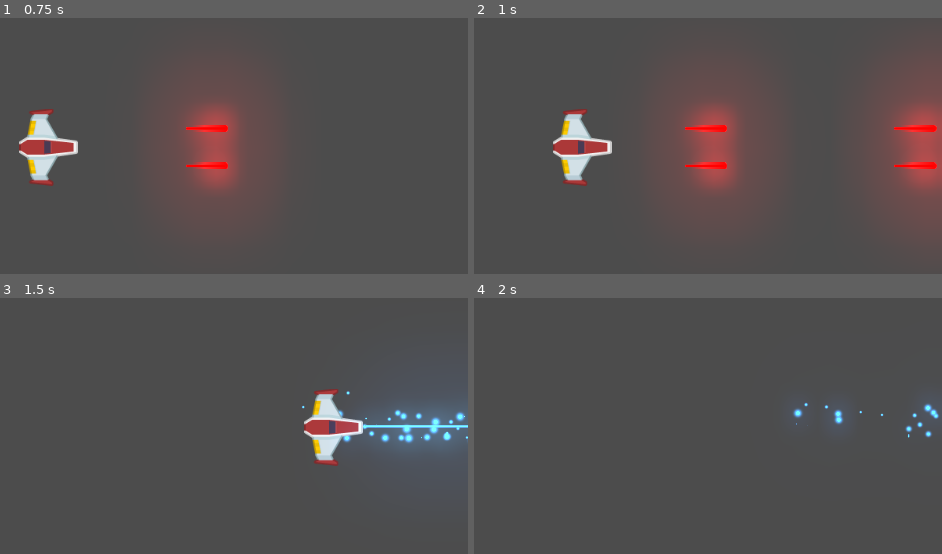
Above: before the commit, frames 1-4 (two rows, left to right).
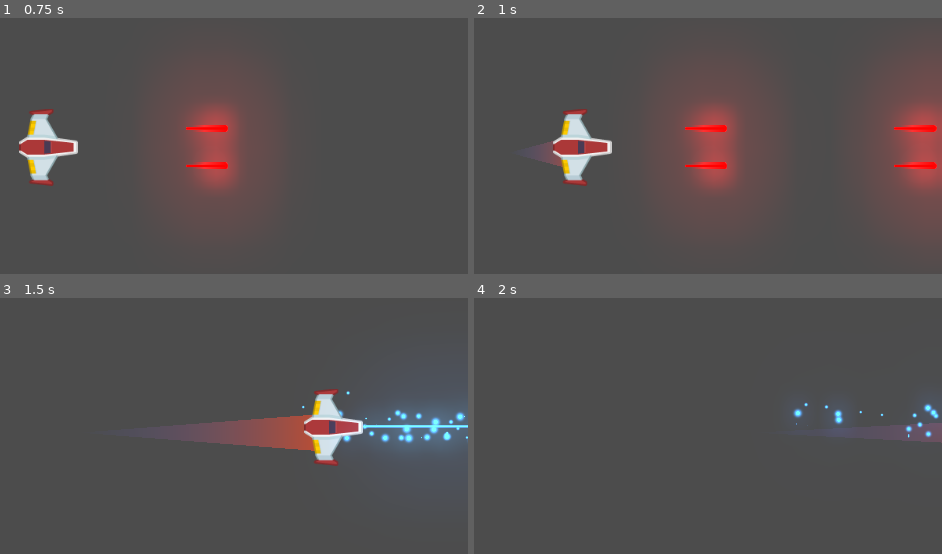
Above: after the commit, the same moments.

Repository: MPGG/Meteoritos
Game: Godot game, scene res://Juego/Niveles/NivelTest.tscn
The game is run twice, just before and just after one commit, with the same random seed, the same clock (stepped at 60 frames per second) and the same inputs.
Inputs:
- Up to frame 1 (0.75 s): tap Enter at 0.5 s; hold Up (moveForward) from 0.53 s (still down); hold Z (fire) from 0.53 s (still down)
- Up to frame 2 (1 s): keep holding Up (moveForward); keep holding Z (fire)
- Up to frame 3 (1.5 s): keep holding Up (moveForward); release Z (fire) at 1.28 s; tap X (fire2) at 1.35 s
- Up to frame 4 (2 s): keep holding Up (moveForward)

Frame 1 is identical in both runs. In frame 2, 0.3% of the frame differs, in the area x 14-20%, y 48-59%; in frame 3, 2.6%, in the area x 41-68%, y 45-60%; in frame 4, 0.3%.

Commit message:
+Trail, SFX de motor

Diff:
--- a/Juego/Naves/Player/Player.gd
+++ b/Juego/Naves/Player/Player.gd
@@ -4,6 +4,8 @@
 #Exports
 export var potencia_motor:int = 20
 export var potencia_rotacion:int = 170
+export var estela_maxima:int = 150
+
 
 #Atributos
 var empuje:Vector2 = Vector2.ZERO
@@ -12,6 +14,8 @@
 #Onreadys
 onready var canon = $Canon
 onready var laser = $LaserBeam2D
+onready var estela: Estela = $Pos2DTrailInicio/Trail2D
+onready var motor_sfx:Motor = $SfxMotor
 
 #Metodos
 
@@ -20,6 +24,16 @@
 		laser.set_is_casting(true)
 	if event.is_action_released("fire2"):
 		laser.set_is_casting(false)
+
+	if event.is_action_pressed("moveForward"):
+		estela.s_max_points(estela_maxima)
+		motor_sfx.sonido_on()
+	elif event.is_action_pressed("moveBackwards"):
+		estela.s_max_points(0)
+		motor_sfx.sonido_on()
+
+	if (event.is_action_released("moveForward") or event.is_action_released("moveBackwards")):
+		motor_sfx.sonido_off()
 
 func _integrate_forces(state) -> void:
 	apply_central_impulse(empuje.rotated(rotation))
--- a/Juego/Naves/Player/Player.tscn
+++ b/Juego/Naves/Player/Player.tscn
@@ -1,9 +1,11 @@
-[gd_scene load_steps=7 format=2]
+[gd_scene load_steps=9 format=2]
 
 [ext_resource path="res://Juego/Naves/Player/playerShip1_red-ex.png" type="Texture" id=1]
 [ext_resource path="res://Juego/Naves/Player/Player.gd" type="Script" id=2]
 [ext_resource path="res://Juego/Naves/Player/Canon.tscn" type="PackedScene" id=3]
 [ext_resource path="res://Juego/Proyectiles/LaserBeam/LaserBeam2D.tscn" type="PackedScene" id=4]
+[ext_resource path="res://Juego/Proyectiles/Trail/Trail2D.tscn" type="PackedScene" id=5]
+[ext_resource path="res://Juego/Naves/Player/SfxMotor.tscn" type="PackedScene" id=6]
 
 [sub_resource type="PhysicsMaterial" id=2]
 friction = 0.0
@@ -16,6 +18,7 @@
 z_as_relative = false
 collision_mask = 22
 physics_material_override = SubResource( 2 )
+gravity_scale = 0.0
 linear_damp = 1.0
 angular_damp = 4.0
 script = ExtResource( 2 )
@@ -32,3 +35,16 @@
 
 [node name="LaserBeam2D" parent="." instance=ExtResource( 4 )]
 position = Vector2( 42, -1 )
+
+[node name="Pos2DTrailInicio" type="Position2D" parent="."]
+
+[node name="Trail2D" parent="Pos2DTrailInicio" instance=ExtResource( 5 )]
+position = Vector2( -7, 0 )
+points = PoolVector2Array( 0, 0, 60, 0 )
+width = 50.0
+is_emitting = true
+lifetime = 0.6
+max_points = 150
+target_path = NodePath("..")
+
+[node name="SfxMotor" parent="." instance=ExtResource( 6 )]
--- /dev/null
+++ b/Juego/Naves/Player/SfxMotor.gd
@@ -0,0 +1,34 @@
+class_name Motor
+extends AudioStreamPlayer2D
+
+export var tiempo_trans:float = 0.3
+export var vol_apagado:float = -100.0
+
+onready var tween_snd:Tween = $Tween
+
+var vol_orig:float
+
+func _ready():
+	vol_orig = volume_db
+	volume_db = vol_apagado
+
+
+func sonido_on() -> void:
+	if not playing:
+		play()
+	efecto_transicion(volume_db, vol_orig)
+
+func sonido_off() -> void:
+	efecto_transicion(volume_db, vol_apagado)
+
+func efecto_transicion(desde_vol: float, hasta_vol: float) -> void:
+	tween_snd.interpolate_property(
+		self,
+		"volume_db",
+		desde_vol,
+		hasta_vol,
+		tiempo_trans,
+		Tween.TRANS_LINEAR,
+		Tween.EASE_OUT_IN
+	)
+	tween_snd.start()
--- /dev/null
+++ b/Juego/Naves/Player/SfxMotor.tscn
@@ -0,0 +1,12 @@
+[gd_scene load_steps=3 format=2]
+
+[ext_resource path="res://TemporalAssets/sci-fi-sounds/Audio/thrusterFire_001.ogg" type="AudioStream" id=1]
+[ext_resource path="res://Juego/Naves/Player/SfxMotor.gd" type="Script" id=2]
+
+[node name="SfxMotor" type="AudioStreamPlayer2D"]
+stream = ExtResource( 1 )
+volume_db = -21.517
+bus = "FX"
+script = ExtResource( 2 )
+
+[node name="Tween" type="Tween" parent="."]
--- a/Juego/Niveles/NivelTest.tscn
+++ b/Juego/Niveles/NivelTest.tscn
@@ -9,7 +9,6 @@
 
 [node name="Player" parent="." instance=ExtResource( 1 )]
 position = Vector2( 470, 319 )
-gravity_scale = 0.0
 can_sleep = false
 
 [node name="WorldEnvironment" type="WorldEnvironment" parent="."]
--- /dev/null
+++ b/Juego/Proyectiles/Trail/Trail2D.gd
@@ -0,0 +1,115 @@
+# Draws a 2D trail using Godot's `Line2D`.
+#
+# Instantiate `Trail2D` as a child of a moving node to use it. To control the color, width curve,
+# texture, or trail width, use parameters from the `Line2D` class.
+tool
+
+class_name Estela
+extends Line2D
+
+export var is_emitting := false setget set_emitting
+
+# Distance in pixels between vertices. A higher resolution leads to more details.
+export var resolution := 5.0
+# Life of each point in seconds before it is deleted.
+export var lifetime := 0.5
+# Maximum number of points allowed on the curve.
+export var max_points := 500 setget s_max_points
+
+# Optional path to the target node to follow. If not set, the instance follows its parent.
+export var target_path: NodePath
+
+var _points_creation_time := []
+var _last_point := Vector2.ZERO
+var _clock := 0.0
+var _offset := 0.0
+
+
+onready var target: Node2D = get_node_or_null(target_path)
+
+
+func _ready() -> void:
+	if not target:
+		target = get_parent() as Node2D
+
+	if Engine.editor_hint:
+		set_process(false)
+		return
+
+	_offset = position.length()
+	set_as_toplevel(true)
+	clear_points()
+	position = Vector2.ZERO
+	_last_point = to_local(target.global_position) + calculate_offset()
+
+
+func _get_configuration_warning() -> String:
+	var warning := "Missing Target node: assign a Node that extends Node2D in the Target Path or make the Trail a child of a parent that extends Node2D"
+	if target:
+		warning = ""
+	return warning
+
+
+func _process(delta: float) -> void:
+	_clock += delta
+	remove_older()
+
+	if not is_emitting:
+		return
+
+	# Adding new points if necessary.
+	var desired_point := to_local(target.global_position)
+	var distance: float = _last_point.distance_to(desired_point)
+	if distance > resolution:
+		add_timed_point(desired_point, _clock)
+
+
+# Creates a new point and stores its creation time.
+func add_timed_point(point: Vector2, time: float) -> void:
+	add_point(point + calculate_offset())
+	_points_creation_time.append(time)
+	_last_point = point
+	if get_point_count() > max_points:
+		remove_first_point()
+
+
+# Calculates the offset of the trail from its target.
+func calculate_offset() -> Vector2:
+	return - 1.0 * polar2cartesian(1.0, target.rotation).rotated(- PI / 2) * _offset
+
+
+# Removes the first point in the line and the corresponding time.
+func remove_first_point() -> void:
+	if get_point_count() > 1:
+		remove_point(0)
+	_points_creation_time.pop_front()
+
+
+# Remove points older than `lifetime`.
+func remove_older() -> void:
+	for creation_time in _points_creation_time:
+		var delta = _clock - creation_time
+		if delta > lifetime:
+			remove_first_point()
+		# Points in `_points_creation_time` are ordered from oldest to newest so as soon as a point
+		# isn't older than `lifetime`, we know all remaining points should stay as well.
+		else:
+			break
+
+
+func set_emitting(emitting: bool) -> void:
+	is_emitting = emitting
+	if Engine.editor_hint:
+		return
+
+	if not is_inside_tree():
+		yield(self, "ready")
+
+	if is_emitting:
+		clear_points()
+		_points_creation_time.clear()
+		_last_point = to_local(target.global_position) + calculate_offset()
+
+func s_max_points(points:int) -> void:
+	print("Estela: set max points")
+	max_points = points
--- /dev/null
+++ b/Juego/Proyectiles/Trail/Trail2D.tscn
@@ -0,0 +1,18 @@
+[gd_scene load_steps=4 format=2]
+
+[ext_resource path="res://Juego/Proyectiles/Trail/Trail2D.gd" type="Script" id=1]
+
+[sub_resource type="Curve" id=1]
+_data = [ Vector2( 0, 0 ), 0.0, 1.0, 0, 1, Vector2( 1, 1 ), 1.0, 0.0, 1, 0 ]
+
+[sub_resource type="Gradient" id=2]
+colors = PoolColorArray( 0.294118, 0.356863, 0.670588, 0, 0.788235, 0.301961, 0.164706, 1 )
+
+[node name="Trail2D" type="Line2D"]
+points = PoolVector2Array( 0, 0, 32, 0 )
+width_curve = SubResource( 1 )
+default_color = Color( 1, 1, 1, 1 )
+gradient = SubResource( 2 )
+joint_mode = 2
+script = ExtResource( 1 )
+max_points = 100
--- a/project.godot
+++ b/project.godot
@@ -13,6 +13,16 @@
 "class": "Canon",
 "language": "GDScript",
 "path": "res://Juego/Naves/Player/Canon.gd"
+}, {
+"base": "Line2D",
+"class": "Estela",
+"language": "GDScript",
+"path": "res://Juego/Proyectiles/Trail/Trail2D.gd"
+}, {
+"base": "AudioStreamPlayer2D",
+"class": "Motor",
+"language": "GDScript",
+"path": "res://Juego/Naves/Player/SfxMotor.gd"
 }, {
 "base": "RigidBody2D",
 "class": "Player",
@@ -31,6 +41,8 @@
 } ]
 _global_script_class_icons={
 "Canon": "",
+"Estela": "",
+"Motor": "",
 "Player": "",
 "Proyectil": "",
 "RayoLaser": ""
